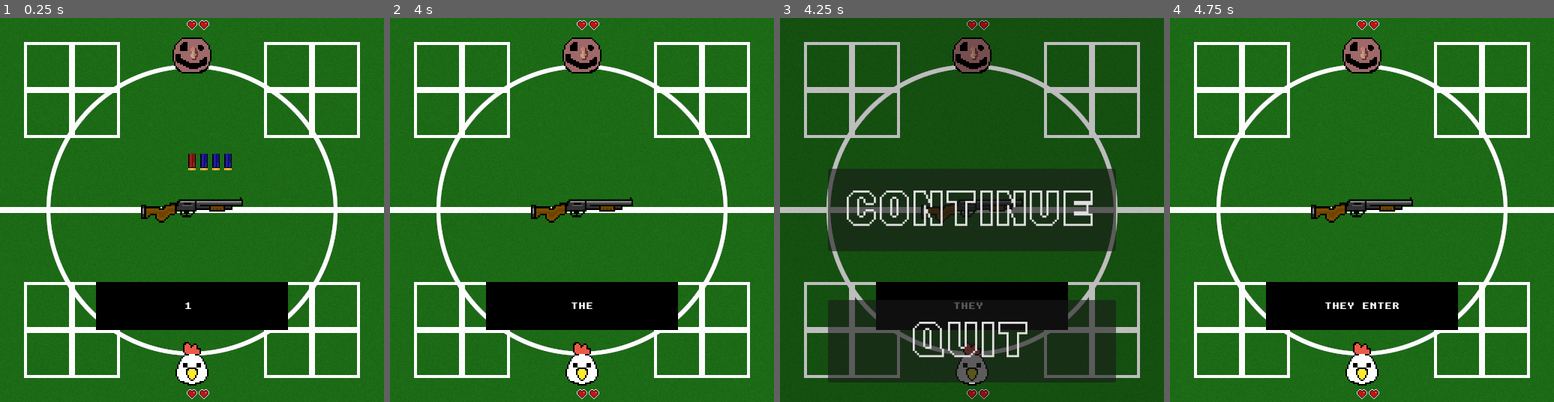
Above: before the commit, frames 1-4 (left to right).
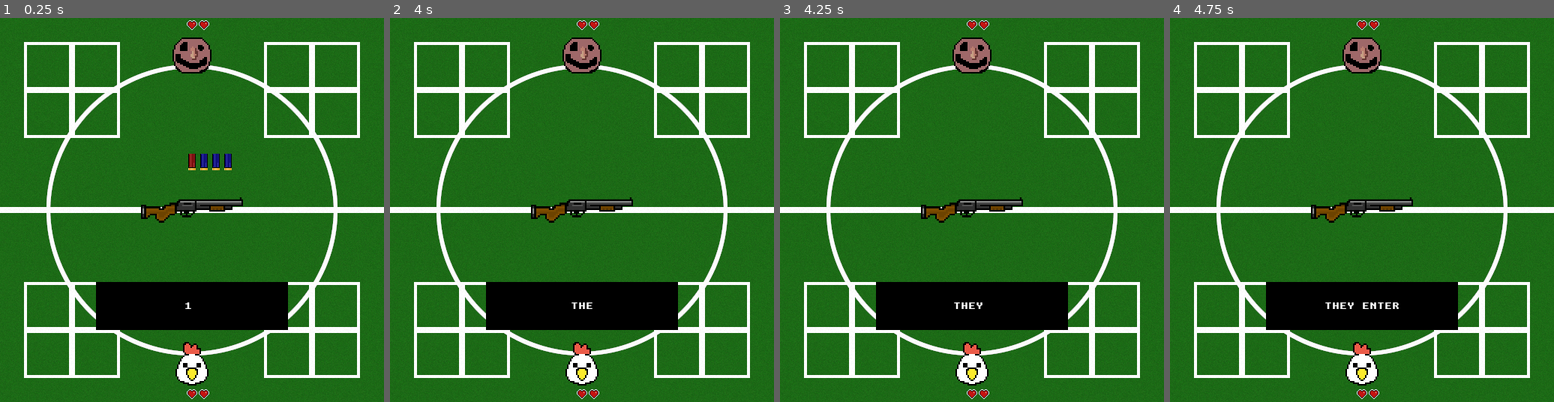
Above: after the commit, the same moments.

Repository: Silvester56/buckshotmiami
Game: Godot game, scene res://scenes/game.tscn
The game is run twice, just before and just after one commit, with the same random seed, the same clock (stepped at 60 frames per second) and the same inputs. This scene is started directly instead of the project's main scene.
Inputs (mouse positions are in pixels of both pictures, inside the frame that each line leads up to):
- Up to frame 1 (0.25 s): no input
- Up to frame 2 (4 s): tap Enter at 0.5, 2, 3.5 s; move the mouse to (601, 210) at 0.52 s; click (601, 210) at 0.67 s; tap Space at 1.25, 2.75 s; move the mouse to (562, 210) at 1.27 s; click (562, 210) at 1.42 s; move the mouse to (589, 202) at 2.02 s; click (589, 202) at 2.17 s; move the mouse to (578, 217) at 2.77 s; click (578, 217) at 2.92 s; move the mouse to (608, 213) at 3.52 s; click (608, 213) at 3.67 s
- Up to frame 3 (4.25 s): tap Escape (pause) at 4.15 s
- Up to frame 4 (4.75 s): click (1362, 210) at 4.25 s, where only the run before the commit has a clickable "continue"

Frames 1-2 are identical in both runs. In frame 3, 92% of the frame differs, in the area x 0-100%, y 0-100%; in frame 4, nothing differs.

Commit message:
Player can now use items

Diff:
--- a/scripts/clickable_entity.gd
+++ b/scripts/clickable_entity.gd
@@ -13,11 +13,14 @@
 func setIsActive(newVal: bool) -> void:
 	isActive = newVal
 
+func actionOnClick() -> void:
+	emit_signal("click")
+
 func _on_area_2d_input_event(viewport: Node, event: InputEvent, shape_idx: int) -> void:
 	if isActive and event is InputEventMouseButton \
 	and event.button_index == MouseButton.MOUSE_BUTTON_LEFT \
 	and event.is_pressed():
-		emit_signal("click")
+		actionOnClick()
 
 func _on_area_2d_mouse_entered() -> void:
 	if isActive:
--- a/scripts/game.gd
+++ b/scripts/game.gd
@@ -21,7 +21,10 @@
 var shotgun
 var shotgunRotation: float = 0
 var shotgunTarget: float = 0
-var isPlayerTurn = false
+var shotgunBaseDamage: int = 1
+var shotgunDamage: int = shotgunBaseDamage
+var isPlayerTurn: bool = false
+var isDealerTurnBlocked: bool = false
 var playerItemSlots
 var dealerItemSlots
 
@@ -52,7 +55,7 @@
 	if shotgunRotation > shotgunTarget:
 		shotgunRotation = shotgunRotation - gameSpeed
 	$Shotgun.rotation = deg_to_rad(shotgunRotation)
-	if Input.is_action_just_pressed("pause"):
+	if Input.is_action_just_pressed("pause") and Input.get_mouse_mode() == Input.MOUSE_MODE_VISIBLE:
 		$PauseMenu.show()
 		get_tree().paused = true
 		changeMouseDisplay(Global.MouseOption.VISIBLE)
@@ -94,6 +97,7 @@
 			if isPlayer:
 				item.mouse_enter.connect(_on_item_mouse_enter)
 				item.mouse_leave.connect(_on_item_mouse_leave)
+				item.click.connect(_on_item_click)
 			$Background.add_sibling(item)
 			itemSlots[itemIndex].occupied = true
 			return true
@@ -150,6 +154,7 @@
 	var roundObject = roundsConfiguration[currentRound]
 	for n in $ShellEjection.get_children():
 		n.queue_free()
+	shells = []
 	shells.push_back(Global.ShellType.LIVE)
 	shells.push_back(Global.ShellType.BLANK)
 	for n in randi_range(roundObject.min, roundObject.max) - 2:
@@ -165,10 +170,14 @@
 		$Shotgun.setIsActive(true)
 		changeMouseDisplay(Global.MouseOption.VISIBLE)
 	else:
-		changeMouseDisplay(Global.MouseOption.CAPTURED)
-		await get_tree().create_timer(gameDelay).timeout
-		var blankShells = shells.count(Global.ShellType.BLANK)
-		aimAndShoot(blankShells < len(shells) - blankShells)
+		if isDealerTurnBlocked:
+			isDealerTurnBlocked = false
+			nextTurn(true)
+		else:
+			changeMouseDisplay(Global.MouseOption.CAPTURED)
+			await get_tree().create_timer(gameDelay).timeout
+			var blankShells = shells.count(Global.ShellType.BLANK)
+			aimAndShoot(blankShells < len(shells) - blankShells)
 
 func aimAndShoot(onPlayer: bool) -> void:
 	$Shotgun.setIsActive(false)
@@ -180,6 +189,12 @@
 	shoot(onPlayer)
 	await get_tree().create_timer(gameDelay / 2).timeout
 	shotgunTarget = 0
+
+func rack() -> void:
+	var currentShell = shells.pop_front()
+	var newMovingShell = Shell.instantiate()
+	newMovingShell.setProperties(currentShell, true)
+	$ShellEjection.add_child(newMovingShell)
 
 func shoot(onPlayer: bool) -> void:
 	var currentShell = shells.pop_front()
@@ -188,9 +203,10 @@
 	var dealerIsDead
 	if currentShell == Global.ShellType.LIVE:
 		if onPlayer:
-			playerIsDead = player.changeHealth(-1)
-		else:
-			dealerIsDead = dealer.changeHealth(-1)
+			playerIsDead = player.changeHealth(-shotgunDamage)
+		else:
+			dealerIsDead = dealer.changeHealth(-shotgunDamage)
+	shotgunDamage = shotgunBaseDamage
 	var newMovingShell = Shell.instantiate()
 	newMovingShell.setProperties(currentShell, true)
 	$ShellEjection.add_child(newMovingShell)
@@ -214,7 +230,7 @@
 			nextTurn(not isBlank or onPlayer)
 
 func toggleHoverTexts(title, description) -> void:
-	if len(title) > 0 and len(description) > 0:
+	if len(title) > 0 or len(description) > 0:
 		$HoverTitle.text = title
 		$HoverDescription.text = description
 		$HoverTitle.show()
@@ -247,6 +263,31 @@
 func _on_item_mouse_leave() -> void:
 	toggleHoverTexts("", "")
 
+func _on_item_click(type) -> void:
+	var shellTypeStr = "live."
+	if shells[0] == Global.ShellType.BLANK:
+		shellTypeStr = "blank."
+	toggleHoverTexts("", "")
+	changeMouseDisplay(Global.MouseOption.CAPTURED)
+	if type == Global.ItemType.LENS:
+		toggleHoverTexts("", str("Next shell is ", shellTypeStr))
+	await get_tree().create_timer(gameDelay / 2).timeout
+	if type == Global.ItemType.KNIFE:
+		shotgunDamage = shotgunDamage * 2
+	if type == Global.ItemType.HANDCUFFS:
+		isDealerTurnBlocked = true
+	if type == Global.ItemType.BEER:
+		rack()
+	if type == Global.ItemType.INVERTER:
+		if shells[0] == Global.ShellType.BLANK:
+			shells[0] = Global.ShellType.LIVE
+		else:
+			shells[0] = Global.ShellType.BLANK
+	if type == Global.ItemType.CIGS:
+		player.changeHealth(1)
+	toggleHoverTexts("", "")
+	changeMouseDisplay(Global.MouseOption.LAST_MODE)
+
 func _on_shotgun_click() -> void:
 	toggleHoverTexts("", "")
 	$Shotgun.setIsActive(false)
--- a/scripts/global.gd
+++ b/scripts/global.gd
@@ -2,4 +2,4 @@
 
 enum ShellType { LIVE, BLANK, LETHAL, HEAL }
 enum MouseOption { VISIBLE, CAPTURED, LAST_MODE }
-enum ItemType { KNIFE, HANDCUFFS, GLASS, BEER, INVERTER, CIGS }
+enum ItemType { KNIFE, HANDCUFFS, LENS, BEER, INVERTER, CIGS }
--- a/scripts/item.gd
+++ b/scripts/item.gd
@@ -5,7 +5,7 @@
 var configuration = [
 	{ "type": Global.ItemType.KNIFE, "frame": 0, "name": "Knife", "description": "Shotgun deals 2 damage."},
 	{ "type": Global.ItemType.HANDCUFFS, "frame": 1, "name": "Handcuffs", "description": "Dealer skips the next turn."},
-	{ "type": Global.ItemType.GLASS, "frame": 2, "name": "Magnifying glass", "description": "Check the current round in the chamber."},
+	{ "type": Global.ItemType.LENS, "frame": 2, "name": "Magnifying glass", "description": "Check the current round in the chamber."},
 	{ "type": Global.ItemType.BEER, "frame": 3, "name": "Beer", "description": "Racks the shotgun. Ejects current shell."},
 	{ "type": Global.ItemType.INVERTER, "frame": 4, "name": "Inverter", "description": "Swaps the polarity of the current shell in the chamber."},
 	{ "type": Global.ItemType.CIGS, "frame": 5, "name": "Cigarette pack", "description": "Takes the edge off. Regain 1 heart."},
@@ -27,3 +27,7 @@
 	description = config.description
 	position.x = posX
 	position.y = posY
+
+func actionOnClick() -> void:
+	emit_signal("click", type)
+	queue_free()
